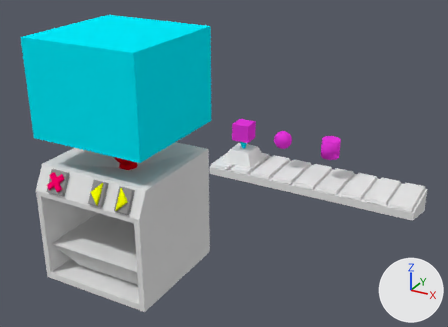
Two versions of the Blender file SyncDemo/Assets/Models/Shelf.blend, one commit apart.
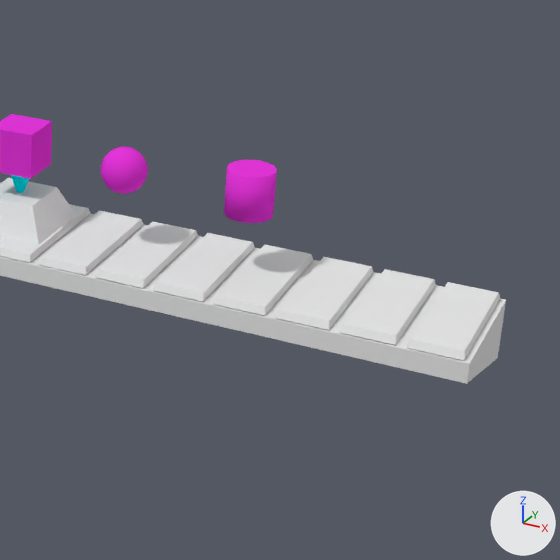
Each version is shown whole from a 50 mm camera at (2.37, -2.999, 2.41) aimed at (0.718, 0.004, 0.909), then close up on the part from 53% to 100% of the width and 23% to 88% of the height. Lighting does not change. The marker at lower right points along +X, +Y and +Z.

In view in the first close-up: 'Cube', 'Cylinder', 'Pedestal', 'Shelf', 'ShelfTop', 'Sphere'.
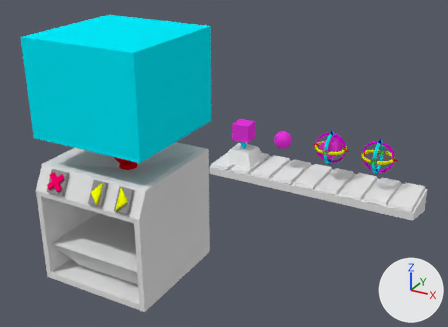
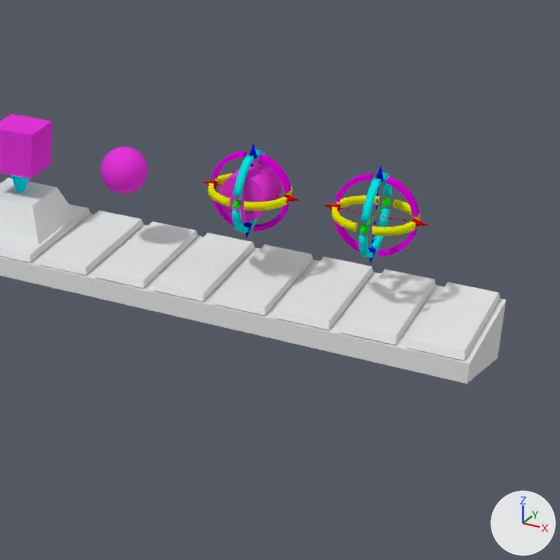
Boxes [x1, y1, x2, y2] around the edits, measured in the close-ups (560 x 560 px):
'Cylinder', mesh turned
    before: [224, 160, 277, 223]
    after: [219, 161, 282, 222]
'PosRotGizmo', added
    after: [203, 143, 300, 238]
'PosRotGizmo.008', added
    after: [361, 178, 381, 223]
'PosRotGizmo.004', added
    after: [372, 222, 416, 236]
'PosRotGizmo.012', added
    after: [386, 176, 419, 217]
'PosRotGizmo.013', added
    after: [334, 173, 373, 203]
'PosRotGizmo.011', added
    after: [378, 229, 417, 257]
'PosRotGizmo.005', added
    after: [332, 207, 358, 232]
'PosRotGizmo.010', added
    after: [370, 208, 390, 251]
'PosRotGizmo.006', added
    after: [337, 195, 379, 208]
'PosRotGizmo.014', added
    after: [334, 221, 360, 252]
'PosRotGizmo.009', added
    after: [359, 234, 373, 258]
'PosRotGizmo.003', added
    after: [393, 199, 420, 221]
'PosRotGizmo.007', added
    after: [382, 173, 392, 196]
'PosRotGizmo.037', added
    after: [360, 224, 369, 234]
'PosRotGizmo.018', added
    after: [409, 218, 429, 226]
'PosRotGizmo.002', added
    after: [376, 166, 384, 182]
'PosRotGizmo.029', added
    after: [324, 204, 343, 212]
'PosRotGizmo.039', added
    after: [382, 197, 390, 206]
'PosRotGizmo.024', added
    after: [368, 246, 376, 264]

Diff of the bpy script that builds the scene:
```diff
--- a/SyncDemo/Assets/Models/Shelf.blend.py
+++ b/SyncDemo/Assets/Models/Shelf.blend.py
@@ me_cylindermesh @@
 me_cylindermesh.from_pydata(...)  # 32 vertices, 18 faces; spans x -0.05..0.05, y -0.05..0.05, z -0.05..0.05
+# me_cylindermesh part 1: the whole mesh is turned -90 degrees about the x axis through its middle
 me_cylindermesh.materials.append(mat_object)
@@ ob_posrotgizmo @@
+ob_posrotgizmo = bpy.data.objects.new('PosRotGizmo', me_posrotgizmo_mesh)  # 2454 vertices, 1710 faces; spans x -0.106..0.106, y -0.106..0.106, z -0.106..0.106; in mat_gizmo_axis_y (green #00e702), mat_gizmo_axis_z (blue #0011e7), mat_gizmo_axis_x (red #e70004), mat_gizmo_ring_z (yellow #e7e600), mat_gizmo_ring_x (cyan #00e7e4), mat_gizmo_ring_y (pink #e600e7)
+ob_posrotgizmo.location = (1.376, 0.002, 1.14)
@@ ob_posrotgizmo_002 @@
+ob_posrotgizmo_002 = bpy.data.objects.new('PosRotGizmo.002', me_posrotgizmo_mesh_002)  # 97 vertices, 97 faces; spans x -0.0083..0.0083, y -0.0083..0.0083, z 0.0673..0.1064; in mat_gizmo_axis_z (blue #0011e7)
+ob_posrotgizmo_002.location = (1.636, 0.002, 1.14)
@@ ob_posrotgizmo_003 @@
+ob_posrotgizmo_003 = bpy.data.objects.new('PosRotGizmo.003', me_posrotgizmo_mesh_003)  # 28 vertices, 26 faces; spans x 0.0147..0.0833, y 0.0147..0.0833, z -0.0072..0.0072; in mat_gizmo_ring_z (yellow #e7e600)
+ob_posrotgizmo_003.location = (1.636, 0.002, 1.14)
@@ ob_posrotgizmo_004 @@
+ob_posrotgizmo_004 = bpy.data.objects.new('PosRotGizmo.004', me_posrotgizmo_mesh_004)  # 28 vertices, 26 faces; spans x 0.0147..0.0833, y -0.0833..-0.0147, z -0.0072..0.0072; in mat_gizmo_ring_z (yellow #e7e600)
+ob_posrotgizmo_004.location = (1.636, 0.002, 1.14)
@@ ob_posrotgizmo_005 @@
+ob_posrotgizmo_005 = bpy.data.objects.new('PosRotGizmo.005', me_posrotgizmo_mesh_005)  # 28 vertices, 26 faces; spans x -0.0833..-0.0147, y -0.0833..-0.0147, z -0.0072..0.0072; in mat_gizmo_ring_z (yellow #e7e600)
+ob_posrotgizmo_005.location = (1.636, 0.002, 1.14)
@@ ob_posrotgizmo_006 @@
+ob_posrotgizmo_006 = bpy.data.objects.new('PosRotGizmo.006', me_posrotgizmo_mesh_006)  # 28 vertices, 26 faces; spans x -0.0833..-0.0147, y 0.0147..0.0833, z -0.0072..0.0072; in mat_gizmo_ring_z (yellow #e7e600)
+ob_posrotgizmo_006.location = (1.636, 0.002, 1.14)
@@ ob_posrotgizmo_007 @@
+ob_posrotgizmo_007 = bpy.data.objects.new('PosRotGizmo.007', me_posrotgizmo_mesh_007)  # 28 vertices, 26 faces; spans x -0.0072..0.0072, y 0.0147..0.0833, z 0.0147..0.0833; in mat_gizmo_ring_x (cyan #00e7e4)
+ob_posrotgizmo_007.location = (1.636, 0.002, 1.14)
@@ ob_posrotgizmo_008 @@
+ob_posrotgizmo_008 = bpy.data.objects.new('PosRotGizmo.008', me_posrotgizmo_mesh_008)  # 28 vertices, 26 faces; spans x -0.0072..0.0072, y -0.0833..-0.0147, z 0.0147..0.0833; in mat_gizmo_ring_x (cyan #00e7e4)
+ob_posrotgizmo_008.location = (1.636, 0.002, 1.14)
@@ ob_posrotgizmo_009 @@
+ob_posrotgizmo_009 = bpy.data.objects.new('PosRotGizmo.009', me_posrotgizmo_mesh_009)  # 28 vertices, 26 faces; spans x -0.0072..0.0072, y -0.0833..-0.0147, z -0.0833..-0.0147; in mat_gizmo_ring_x (cyan #00e7e4)
+ob_posrotgizmo_009.location = (1.636, 0.002, 1.14)
@@ ob_posrotgizmo_010 @@
+ob_posrotgizmo_010 = bpy.data.objects.new('PosRotGizmo.010', me_posrotgizmo_mesh_010)  # 28 vertices, 26 faces; spans x -0.0072..0.0072, y 0.0147..0.0833, z -0.0833..-0.0147; in mat_gizmo_ring_x (cyan #00e7e4)
+ob_posrotgizmo_010.location = (1.636, 0.002, 1.14)
@@ ob_posrotgizmo_011 @@
+ob_posrotgizmo_011 = bpy.data.objects.new('PosRotGizmo.011', me_posrotgizmo_mesh_011)  # 28 vertices, 26 faces; spans x 0.0147..0.0833, y -0.0072..0.0072, z -0.0833..-0.0147; in mat_gizmo_ring_y (pink #e600e7)
+ob_posrotgizmo_011.location = (1.636, 0.002, 1.14)
@@ ob_posrotgizmo_012 @@
+ob_posrotgizmo_012 = bpy.data.objects.new('PosRotGizmo.012', me_posrotgizmo_mesh_012)  # 28 vertices, 26 faces; spans x 0.0147..0.0833, y -0.0072..0.0072, z 0.0147..0.0833; in mat_gizmo_ring_y (pink #e600e7)
+ob_posrotgizmo_012.location = (1.636, 0.002, 1.14)
@@ ob_posrotgizmo_013 @@
+ob_posrotgizmo_013 = bpy.data.objects.new('PosRotGizmo.013', me_posrotgizmo_mesh_013)  # 28 vertices, 26 faces; spans x -0.0833..-0.0147, y -0.0072..0.0072, z 0.0147..0.0833; in mat_gizmo_ring_y (pink #e600e7)
+ob_posrotgizmo_013.location = (1.636, 0.002, 1.14)
@@ ob_posrotgizmo_014 @@
+ob_posrotgizmo_014 = bpy.data.objects.new('PosRotGizmo.014', me_posrotgizmo_mesh_014)  # 28 vertices, 26 faces; spans x -0.0833..-0.0147, y -0.0072..0.0072, z -0.0833..-0.0147; in mat_gizmo_ring_y (pink #e600e7)
+ob_posrotgizmo_014.location = (1.636, 0.002, 1.14)
@@ ob_posrotgizmo_018 @@
+ob_posrotgizmo_018 = bpy.data.objects.new('PosRotGizmo.018', me_posrotgizmo_mesh_018)  # 97 vertices, 97 faces; spans x 0.0673..0.1064, y -0.0083..0.0083, z -0.0083..0.0083; in mat_gizmo_axis_x (red #e70004)
+ob_posrotgizmo_018.location = (1.636, 0.002, 1.14)
@@ ob_posrotgizmo_024 @@
+ob_posrotgizmo_024 = bpy.data.objects.new('PosRotGizmo.024', me_posrotgizmo_mesh_024)  # 97 vertices, 97 faces; spans x -0.0083..0.0083, y -0.0083..0.0083, z -0.1064..-0.0673; in mat_gizmo_axis_z (blue #0011e7)
+ob_posrotgizmo_024.location = (1.636, 0.002, 1.14)
@@ ob_posrotgizmo_029 @@
+ob_posrotgizmo_029 = bpy.data.objects.new('PosRotGizmo.029', me_posrotgizmo_mesh_029)  # 97 vertices, 97 faces; spans x -0.1064..-0.0673, y -0.0083..0.0083, z -0.0083..0.0083; in mat_gizmo_axis_x (red #e70004)
+ob_posrotgizmo_029.location = (1.636, 0.002, 1.14)
@@ ob_posrotgizmo_037 @@
+ob_posrotgizmo_037 = bpy.data.objects.new('PosRotGizmo.037', me_posrotgizmo_mesh_037)  # 97 vertices, 97 faces; spans x -0.0083..0.0083, y -0.1064..-0.0673, z -0.0083..0.0083; in mat_gizmo_axis_y (green #00e702)
+ob_posrotgizmo_037.location = (1.636, 0.002, 1.14)
@@ ob_posrotgizmo_039 @@
+ob_posrotgizmo_039 = bpy.data.objects.new('PosRotGizmo.039', me_posrotgizmo_mesh_039)  # 97 vertices, 97 faces; spans x -0.0083..0.0083, y 0.0673..0.1064, z -0.0083..0.0083; in mat_gizmo_axis_y (green #00e702)
+ob_posrotgizmo_039.location = (1.636, 0.002, 1.14)
```
